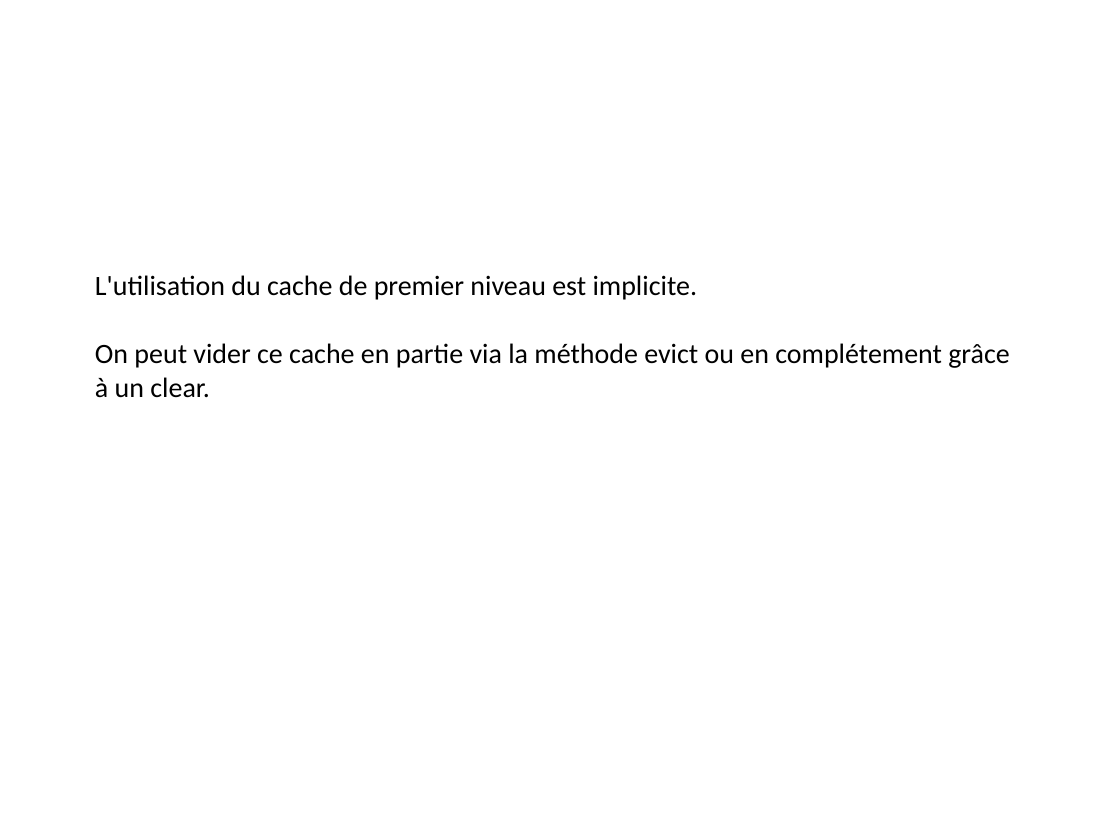
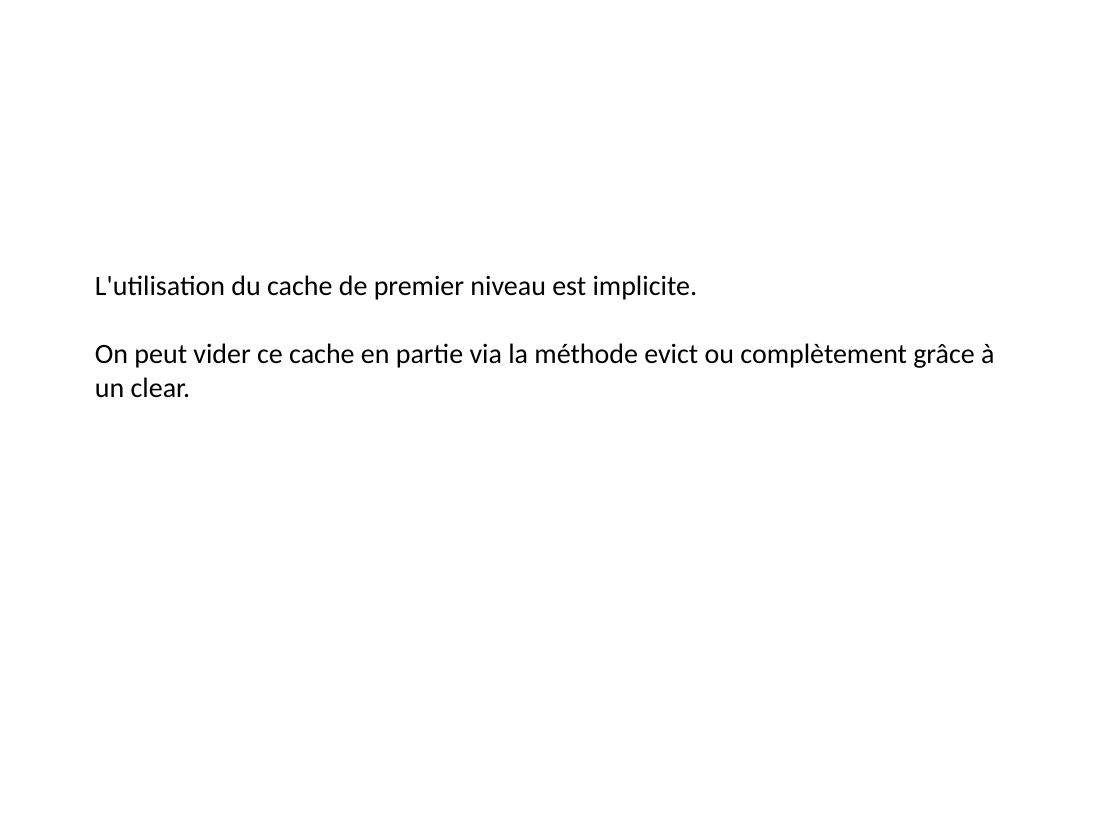
Before and after one commit to Pierre76400/demohibernate, a slide deck: slide 10 of src/main/resources/presentation/DemoHibernate.ppt. Drawn at 1120x840 pixels with LibreOffice and Linux fonts; fonts in the diff are those of the drawing. Boxes give left, top, right and bottom in pixels: in the first picture for what was removed or moved away, otherwise in the second. Text is boxed around its words. In the diff, an @@ line names an element or a change of style, - is before the commit and + after.

Commit message:
chapitre pb cache

```diff
--- a/src/main/resources/presentation/DemoHibernate.ppt
+++ b/src/main/resources/presentation/DemoHibernate.ppt
@@ title at bbox=[95, 275, 994, 398]: text changed @@
-L'utilisation du cache de premier niveau est implicite.
-On peut vider ce cache en partie via la méthode evict ou en complétement grâce à un clear.
+L'utilisation du cache de premier niveau est implicite.
+On peut vider ce cache en partie via la méthode evict ou complètement grâce à un clear.
```
Also in this commit, not shown: 3 other slides changed, 1 slide added, 1 slide removed, 3 other files.
